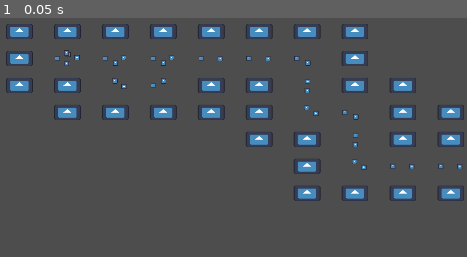
Above: before the commit, frame 1.
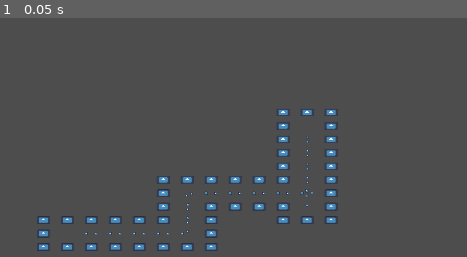
Above: after the commit, the same moment.

Repository: Spedinja/LudumDare58
Game: Godot game, scene res://Scenes/LevelGen/test_levelGen.tscn
Two runs of this game, one before a commit and one after it. Both use one fixed random seed, a clock stepped at 60 frames per second and the inputs below. The project has no main scene, so this scene is started directly. The engine's default icon, where the game draws it, is replaced by a stand-in: a white triangle on a blue panel in a dark square.
Inputs:
- Up to frame 1 (0.05 s): no input

The runs differ from the first frame. In frame 1, 11% of the frame differs, in the area x 1-100%, y 2-98%.

Commit message:
first adjustements to algorithm

Diff:
--- a/Scenes/LevelGen/Rooms/deadEnds/demoLevel_deadend_d.tscn
+++ b/Scenes/LevelGen/Rooms/deadEnds/demoLevel_deadend_d.tscn
@@ -1,3 +1,9 @@
-[gd_scene format=3 uid="uid://d0x2q7gjrxf7j"]
+[gd_scene load_steps=2 format=3 uid="uid://d0x2q7gjrxf7j"]
+
+[ext_resource type="Texture2D" uid="uid://sphw27jbq5yl" path="res://icon.svg" id="1_ux7ik"]
 
 [node name="Level" type="Node2D"]
+
+[node name="Icon" type="Sprite2D" parent="."]
+position = Vector2(336, 282)
+texture = ExtResource("1_ux7ik")
--- a/Scenes/LevelGen/Rooms/deadEnds/demoLevel_deadend_l.tscn
+++ b/Scenes/LevelGen/Rooms/deadEnds/demoLevel_deadend_l.tscn
@@ -1,3 +1,9 @@
-[gd_scene format=3 uid="uid://tp2bro8aar2p"]
+[gd_scene load_steps=2 format=3 uid="uid://du4c5q17e810k"]
+
+[ext_resource type="Texture2D" uid="uid://sphw27jbq5yl" path="res://icon.svg" id="1_5ee4q"]
 
 [node name="Level" type="Node2D"]
+
+[node name="Icon" type="Sprite2D" parent="."]
+position = Vector2(96, 190)
+texture = ExtResource("1_5ee4q")
--- a/Scenes/LevelGen/Rooms/deadEnds/demoLevel_deadend_r.tscn
+++ b/Scenes/LevelGen/Rooms/deadEnds/demoLevel_deadend_r.tscn
@@ -1,3 +1,9 @@
-[gd_scene format=3 uid="uid://bbf6wmop5brv2"]
+[gd_scene load_steps=2 format=3 uid="uid://bbf6wmop5brv2"]
+
+[ext_resource type="Texture2D" uid="uid://sphw27jbq5yl" path="res://icon.svg" id="1_nl4ow"]
 
 [node name="Level" type="Node2D"]
+
+[node name="Icon" type="Sprite2D" parent="."]
+position = Vector2(532, 182)
+texture = ExtResource("1_nl4ow")
--- a/Scenes/LevelGen/Rooms/deadEnds/demoLevel_deadend_u.tscn
+++ b/Scenes/LevelGen/Rooms/deadEnds/demoLevel_deadend_u.tscn
@@ -1,3 +1,9 @@
-[gd_scene format=3 uid="uid://d3s7yoag040bu"]
+[gd_scene load_steps=2 format=3 uid="uid://d3s7yoag040bu"]
+
+[ext_resource type="Texture2D" uid="uid://sphw27jbq5yl" path="res://icon.svg" id="1_6aqko"]
 
 [node name="Level" type="Node2D"]
+
+[node name="Icon" type="Sprite2D" parent="."]
+position = Vector2(312, 110)
+texture = ExtResource("1_6aqko")
--- a/Scenes/LevelGen/test_levelGen.tscn
+++ b/Scenes/LevelGen/test_levelGen.tscn
@@ -22,11 +22,11 @@
 gridlayout = SubResource("Resource_xd1pg")
 roomWidth = 1152
 roomHeight = 648
-startRoomPos = Vector2i(0, 0)
 startRoom = ExtResource("10_lrltm")
 endRoom = ExtResource("11_h7en0")
 outerBoundRoom = ExtResource("7_24kn6")
+max_rooms = 20
 
 [node name="Camera2D" type="Camera2D" parent="."]
 position = Vector2(324, 176)
-zoom = Vector2(0.1, 0.1)
+zoom = Vector2(0.05, 0.05)
--- a/Scripts/LevelGen/LevelGenerator.gd
+++ b/Scripts/LevelGen/LevelGenerator.gd
@@ -10,6 +10,10 @@
 @export var startRoom : RoomData
 @export var endRoom : RoomData
 @export var outerBoundRoom: RoomData
+
+#additions
+@export var max_rooms: int = 50
+@export var num_geckos: int = 0
 
 #vars
 var room: RoomData
@@ -31,13 +35,15 @@
 #algorithm to generate a level
 func genLevel():
 	init_grid()
-	generateMainPath()
-	#addBranches() # not needed a tthe moment, needs adjustments if we want to use it, as i want it to make deadends additions
+	#generateMainPath()
+	generateDungeon()
+	#addBranches()
+	addBranchesUntilMax()
 	fillGridWithMain()
 	assignRoomTemplatesBasedOnNeighbors()
 	placeStartRoom()
 	placeEndRoom()
-	#assignRoomTemplatesBasedOnNeighbors() #moved up so start and end room get set right
+	placeGeckoRooms()
 	instantiateRooms()
 	fixOuterBounds()
 	return
@@ -56,52 +62,100 @@
 	return
 
 #generate main path start-finish
-func generateMainPath():
-
-	#start room
-	visited[currPos.x][currPos.y] = true
-	mainPath.append(currPos)
-
-	#next room
-	currPos = Vector2i(startRoomPos.x +1, startRoomPos.y)
-	visited[currPos.x][currPos.y] = true
-	mainPath.append(currPos)
-
-	#generate mainPath
-	while currPos.x < WIDTH-1:
-		var options = []
-		if currPos.y > 0 and not visited[currPos.x][currPos.y - 1]:
-			options.append(Vector2i(0, -1)) #up
-		if currPos.y < HEIGHT - 1 and not visited[currPos.x][currPos.y + 1]:
-			options.append(Vector2i(0, 1)) #down
-		if currPos.x < WIDTH - 1 and not visited[currPos.x + 1][currPos.y]:
-			options.append(Vector2i(1, 0)) #right
-
-		if options.is_empty():
-			break
-
-		var move = options.pick_random()
-		currPos += move
-		visited[currPos.x][currPos.y] = true
-
-		#var room = GridRoom.new()
-		#room.x = currPos.x
-		#room.y = currPos.y
-		#grid[currPos.x][currPos.y] = room
-
-		mainPath.append(currPos)
+#func generateMainPath():
+	#
+	##start room
+	#visited[currPos.x][currPos.y] = true
+	#mainPath.append(currPos)
+	#
+	##next room
+	#currPos = Vector2i(startRoomPos.x +1, startRoomPos.y)
+	#visited[currPos.x][currPos.y] = true
+	#mainPath.append(currPos)
+	#
+	##generate mainPath
+	#while currPos.x < WIDTH-1:
+		#var options = []
+		#if currPos.y > 0 and not visited[currPos.x][currPos.y - 1]:
+			#options.append(Vector2i(0, -1)) #up
+		#if currPos.y < HEIGHT - 1 and not visited[currPos.x][currPos.y + 1]:
+			#options.append(Vector2i(0, 1)) #down
+		#if currPos.x < WIDTH - 1 and not visited[currPos.x + 1][currPos.y]:
+			#options.append(Vector2i(1, 0)) #right
+		#
+		#if options.is_empty():
+			#break
+	#
+		#var move = options.pick_random()
+		#currPos += move
+		#visited[currPos.x][currPos.y] = true
+		#
+		##var room = GridRoom.new()
+		##room.x = currPos.x
+		##room.y = currPos.y
+		##grid[currPos.x][currPos.y] = room
+		#
+		#mainPath.append(currPos)
+
+#adjusted algorithm of old version
+func generateDungeon():
+	# start room
+	visited[startRoomPos.x][startRoomPos.y] = true
+	mainPath.append(startRoomPos)
+
+	#branch in all 4 directions
+	for dir in [Vector2i(1,0), Vector2i(-1,0), Vector2i(0,1), Vector2i(0,-1)]:
+		if randf() < 0.75: #% chance to open this direction
+			weBeDrunkenWalkin(startRoomPos, dir)
+
+#drunken walk algorithm
+func weBeDrunkenWalkin(start: Vector2i, dir: Vector2i):
+	var curr = start + dir
+	while isWithinBounds(curr) and not visited[curr.x][curr.y] and mainPath.size() < max_rooms:
+		visited[curr.x][curr.y] = true
+		mainPath.append(curr)
+
+		#rng turn
+		if randf() < 0.5:
+			dir = [Vector2i(1,0), Vector2i(-1,0), Vector2i(0,1), Vector2i(0,-1)].pick_random()
+
+		curr += dir
+
 
 #generates branches/additional rooms connecting to mainpath
 #should be changes if we want to use it, so only deadends get added
-func addBranches():
-	for room in mainPath.duplicate():
-		for dir in [Vector2i(0,-1), Vector2i(0,1),Vector2i(1,0),Vector2i(-1,0)]:
-			var n = room + dir
-			if isWithinBounds(n) and not visited[n.x][n.y] and randf() < 0.1:
+#func addBranches():
+	#for room in mainPath.duplicate():
+		#for dir in [Vector2i(0,-1), Vector2i(0,1),Vector2i(1,0),Vector2i(-1,0)]:
+			#var n = room + dir
+			#if isWithinBounds(n) and not visited[n.x][n.y] and randf() < 0.1:
+				#visited[n.x][n.y] = true
+				#mainPath.append(Vector2i(n.x,n.y))
+	#
+	#return mainPath
+
+func addBranchesUntilMax():
+	var room_count = mainPath.size()
+
+	while room_count < max_rooms:
+		var base_room = mainPath.pick_random()
+		var directions = [Vector2i(0,-1), Vector2i(0,1), Vector2i(1,0), Vector2i(-1,0)]
+		directions.shuffle()
+
+		var placed = false
+		for dir in directions:
+			var n = base_room + dir
+			if isWithinBounds(n) and not visited[n.x][n.y] and randf() < 1.0:
 				visited[n.x][n.y] = true
-				mainPath.append(Vector2i(n.x,n.y))
-
-	return mainPath
+				mainPath.append(n)
+				room_count += 1
+				placed = true
+				break
+
+		#cant place a new room at all (surrounded), break to avoid infinite loop
+		if not placed:
+			break
+		return
 
 #setup base gridroom in the grid, only need to find and add a roomtemplate later
 func fillGridWithMain():
@@ -144,29 +198,82 @@
 
 #finds the furthest room away from start, and flags its + add roomdata
 func placeEndRoom():
-	var furthest = Vector2i(0, 0)
-	for x in range(WIDTH):
-		for y in range(HEIGHT):
-			if visited[x][y] and x > furthest.x:
-				furthest = Vector2i(x, y)
-
+	#var furthest = Vector2i(0, 0)
+	#for x in range(WIDTH):
+		#for y in range(HEIGHT):
+			#if visited[x][y] and x > furthest.x:
+				#furthest = Vector2i(x, y)
+#
+	var furthest = bfsFurthestRoom(startRoomPos) #added - above removed
 	var room = grid[furthest.x][furthest.y]
 	room.roomdata = null
 	room.roomdata = endRoom
 
+#use bfs to find furthest away point as end room
+func bfsFurthestRoom(start: Vector2i) -> Vector2i:
+	var queue = [start]
+	var dist = {}
+	dist[start] = 0
+	var furthest = start
+
+	while not queue.is_empty():
+		var current = queue.pop_front()
+		for dir in [Vector2i(1,0), Vector2i(-1,0), Vector2i(0,1), Vector2i(0,-1)]:
+			var n = current + dir
+			if isValidRoom(n.x, n.y) and not dist.has(n):
+				dist[n] = dist[current] + 1
+				queue.append(n)
+				if dist[n] > dist[furthest]:
+					furthest = n
+
+	return furthest
+
+func placeGeckoRooms():
+	var candidates: Array[Vector2i] = []
+	for pos in mainPath:
+		if pos != startRoomPos:
+			var grid_room = grid[pos.x][pos.y]
+			if grid_room and grid_room.roomdata != endRoom:
+				candidates.append(pos)
+
+	candidates.shuffle()
+	for i in range(min(num_geckos, candidates.size())):
+		grid[candidates[i].x][candidates[i].y].roomdata.isGeckoRoom = true
+
 #checks wether the position is inside the grid or not
 func isWithinBounds(pos: Vector2i) -> bool:
 	return pos.x >= 0 and pos.x < WIDTH and pos.y >= 0 and pos.y < HEIGHT
 
 #finds and assigns possible neighbours of all rooms inside the grid
 func assignRoomTemplatesBasedOnNeighbors():
+	#for pos in mainPath:
+			#if !grid[pos.x][pos.y] == null:
+				#var connections = getRequiredConnections(pos.x,pos.y)
+				#var match = findTemplate(connections)
+				#if match:
+					#var room = grid[pos.x][pos.y]
+					#room.roomdata = match
+	#return
+
 	for pos in mainPath:
-			if !grid[pos.x][pos.y] == null:
-				var connections = getRequiredConnections(pos.x,pos.y)
-				var match = findTemplate(connections)
-				if match:
-					var room = grid[pos.x][pos.y]
-					room.roomdata = match
+		var grid_room = grid[pos.x][pos.y]
+		if grid_room == null:
+			continue
+
+		var connections = getRequiredConnections(pos.x, pos.y)
+
+		# gecko check
+		if grid_room.roomdata.isGeckoRoom:
+			var shop_match = findTemplate(connections, true)
+			if shop_match:
+				grid_room.roomdata = shop_match
+			continue
+
+		# normal room
+		var match = findTemplate(connections, false)
+		if match:
+			grid_room.roomdata = match
+
 	return
 
 #gets the connetion the room at gridPos x,y needs to be setup
@@ -187,14 +294,28 @@
 	return posX >= 0 and posX < WIDTH and posY >= 0 and posY < HEIGHT and visited[posX][posY] == true
 
 #find a valid room template for placement
-func findTemplate(connections: Dictionary):
+func findTemplate(connections: Dictionary, requires_Gecko):
+	#var options = []
+	#for room in roomPool.rooms:
+		#if room.hasLeftNbr == connections["left"] and \
+			#room.hasRightNb == connections["right"] and \
+			#room.hasTopNb == connections["top"] and \
+			#room.hasBottomNb == connections["bottom"]:
+			#options.append(room)
+	#return options.pick_random()
 	var options = []
 	for room in roomPool.rooms:
+		if room.isGeckoRoom != requires_Gecko:
+			continue
+
 		if room.hasLeftNbr == connections["left"] and \
 			room.hasRightNb == connections["right"] and \
 			room.hasTopNb == connections["top"] and \
 			room.hasBottomNb == connections["bottom"]:
 			options.append(room)
+
+	if options.is_empty():
+		return null
 	return options.pick_random()
 
 #spawn/instantiate all rooms via roomdata in the grid
--- a/Scripts/LevelGen/RoomData.gd
+++ b/Scripts/LevelGen/RoomData.gd
@@ -9,4 +9,5 @@
 @export var isMain: bool = false
 @export var isEnd: bool = false
 @export var isDeadEnd = false
+@export var isGeckoRoom : bool = false
 @export var room: PackedScene
--- a/ressources/LevelGen/LevelGen/Rooms/room_End.tres
+++ b/ressources/LevelGen/LevelGen/Rooms/room_End.tres
@@ -1,16 +1,15 @@
 [gd_resource type="Resource" script_class="RoomData" load_steps=3 format=3 uid="uid://bnxu76nv36ifb"]
 
-[ext_resource type="PackedScene" uid="uid://djkkfnkvfu6qa" path="res://scenes/LevelGen/Rooms/demoLevel_End.tscn" id="1_5fmk7"]
-[ext_resource type="Script" uid="uid://cr6u5nyeukod6" path="res://scripts/LevelGen/RoomData.gd" id="1_s5ipl"]
+[ext_resource type="PackedScene" uid="uid://djkkfnkvfu6qa" path="res://Scenes/LevelGen/Rooms/demoLevel_End.tscn" id="1_5fmk7"]
+[ext_resource type="Script" uid="uid://cr6u5nyeukod6" path="res://Scripts/LevelGen/RoomData.gd" id="1_s5ipl"]
 
 [resource]
 script = ExtResource("1_s5ipl")
 hasLeftNbr = true
-hasRightNb = false
+hasRightNb = true
 hasTopNb = true
 hasBottomNb = true
 isMain = true
 isEnd = true
-isDeadEnd = false
 room = ExtResource("1_5fmk7")
 metadata/_custom_type_script = "uid://cr6u5nyeukod6"
--- a/ressources/LevelGen/LevelGen/Rooms/room_Start.tres
+++ b/ressources/LevelGen/LevelGen/Rooms/room_Start.tres
@@ -1,16 +1,13 @@
 [gd_resource type="Resource" script_class="RoomData" load_steps=3 format=3 uid="uid://ctu5uk115v14w"]
 
-[ext_resource type="Script" uid="uid://cr6u5nyeukod6" path="res://scripts/LevelGen/RoomData.gd" id="1_5xxxr"]
-[ext_resource type="PackedScene" uid="uid://lsglc6tidqg3" path="res://scenes/LevelGen/Rooms/demoLevel_Start.tscn" id="1_xj4jw"]
+[ext_resource type="Script" uid="uid://cr6u5nyeukod6" path="res://Scripts/LevelGen/RoomData.gd" id="1_5xxxr"]
+[ext_resource type="PackedScene" uid="uid://lsglc6tidqg3" path="res://Scenes/LevelGen/Rooms/demoLevel_Start.tscn" id="1_xj4jw"]
 
 [resource]
 script = ExtResource("1_5xxxr")
-hasLeftNbr = false
+hasLeftNbr = true
 hasRightNb = true
-hasTopNb = false
-hasBottomNb = false
+hasTopNb = true
 isMain = true
-isEnd = false
-isDeadEnd = false
 room = ExtResource("1_xj4jw")
 metadata/_custom_type_script = "uid://cr6u5nyeukod6"
